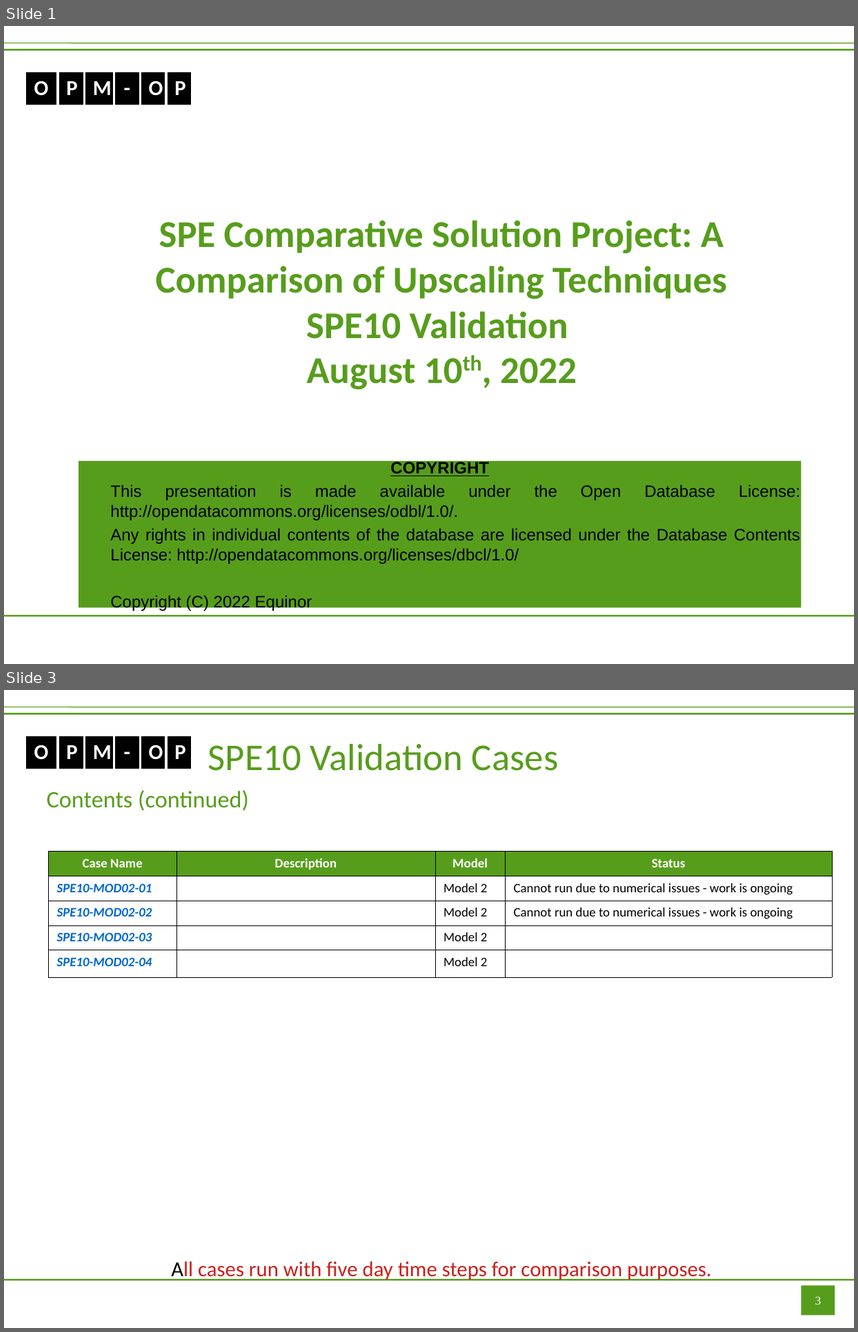
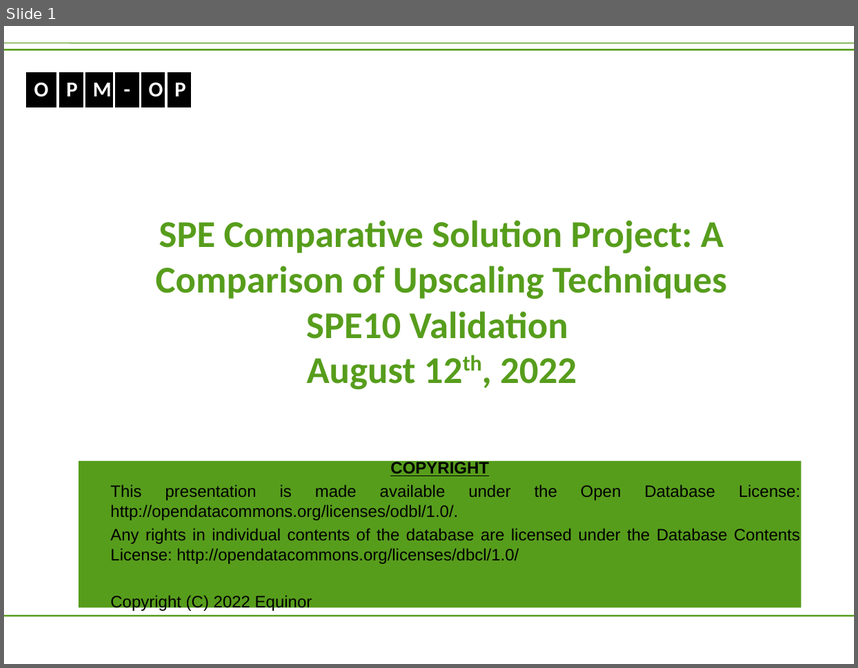
Before and after one commit to OPM/opm-tests, a slide deck: spe10/SPE10.odp. Shown one above the other, each under a label of ours: slides 1 and 3 before the commit, slide 1 after it; the slides between them are not shown. The pictures are 858x1332 and 858x668 pixels, drawn with LibreOffice and Linux fonts; fonts in the diff are those of the drawing. Boxes give left, top, right and bottom in pixels: in the first picture for what was removed or moved away, otherwise in the second. Text is boxed around its words. In the diff, an @@ line names an element or a change of style, - is before the commit and + after.

Commit message:
SPE10 Documentation
SPE10 documentation updated for model two runs.

```diff
--- a/spe10/SPE10.odp
+++ b/spe10/SPE10.odp
@@ slide 3 removed at bbox=[4, 690, 854, 1328], background #FFFFFF; not listed: 4 template elements that a slide beside it also shows @@
@@ title removed at bbox=[208, 744, 558, 771] @@
-SPE10 Validation Cases
@@ text removed at bbox=[47, 790, 249, 811] @@
-Contents (continued)
@@ table removed at bbox=[48, 851, 831, 976], 5 rows, 4 columns @@
-Case Name | Description | Model | Status
-SPE10-MOD02-01 |  | Model 2 | Cannot run due to numerical issues - work is ongoing
-SPE10-MOD02-02 |  | Model 2 | Cannot run due to numerical issues - work is ongoing
-SPE10-MOD02-03 |  | Model 2 | 
-SPE10-MOD02-04 |  | Model 2 | 
@@ text removed at bbox=[171, 1261, 712, 1281] @@
-All cases run with five day time steps for comparison purposes.
@@ page number removed at bbox=[802, 1285, 835, 1315] @@
-3
@@ slide 1 changed as well @@
@@ table: place and size @@
-table at bbox=[25, 71, 193, 103]
+table at bbox=[25, 71, 193, 109]
@@ subtitle at bbox=[307, 358, 577, 390]: text changed @@
-August 10th, 2022
+August 12th, 2022
```
Also in this commit, not shown: 7 other slides changed, 6 slides added, 1 other file.
